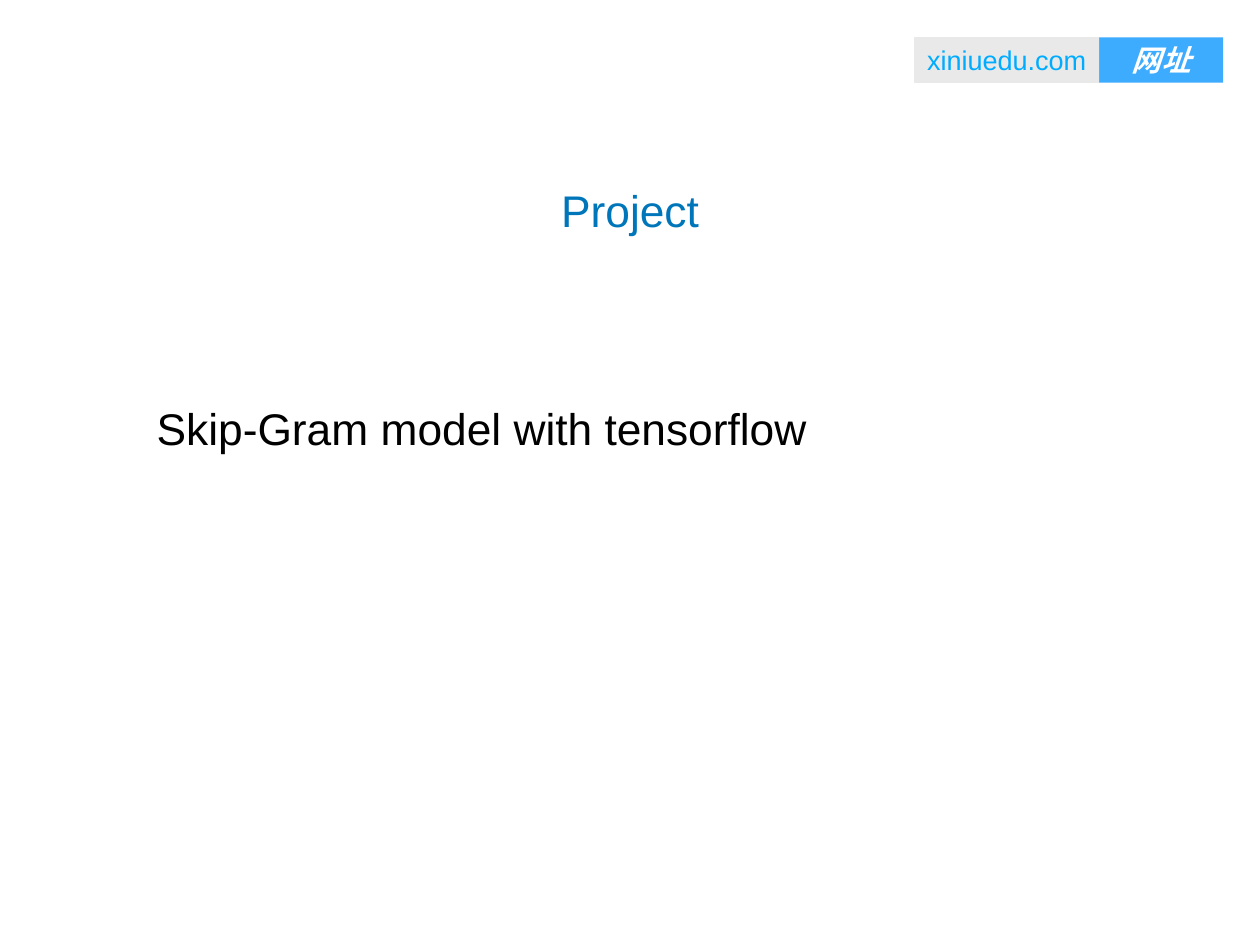
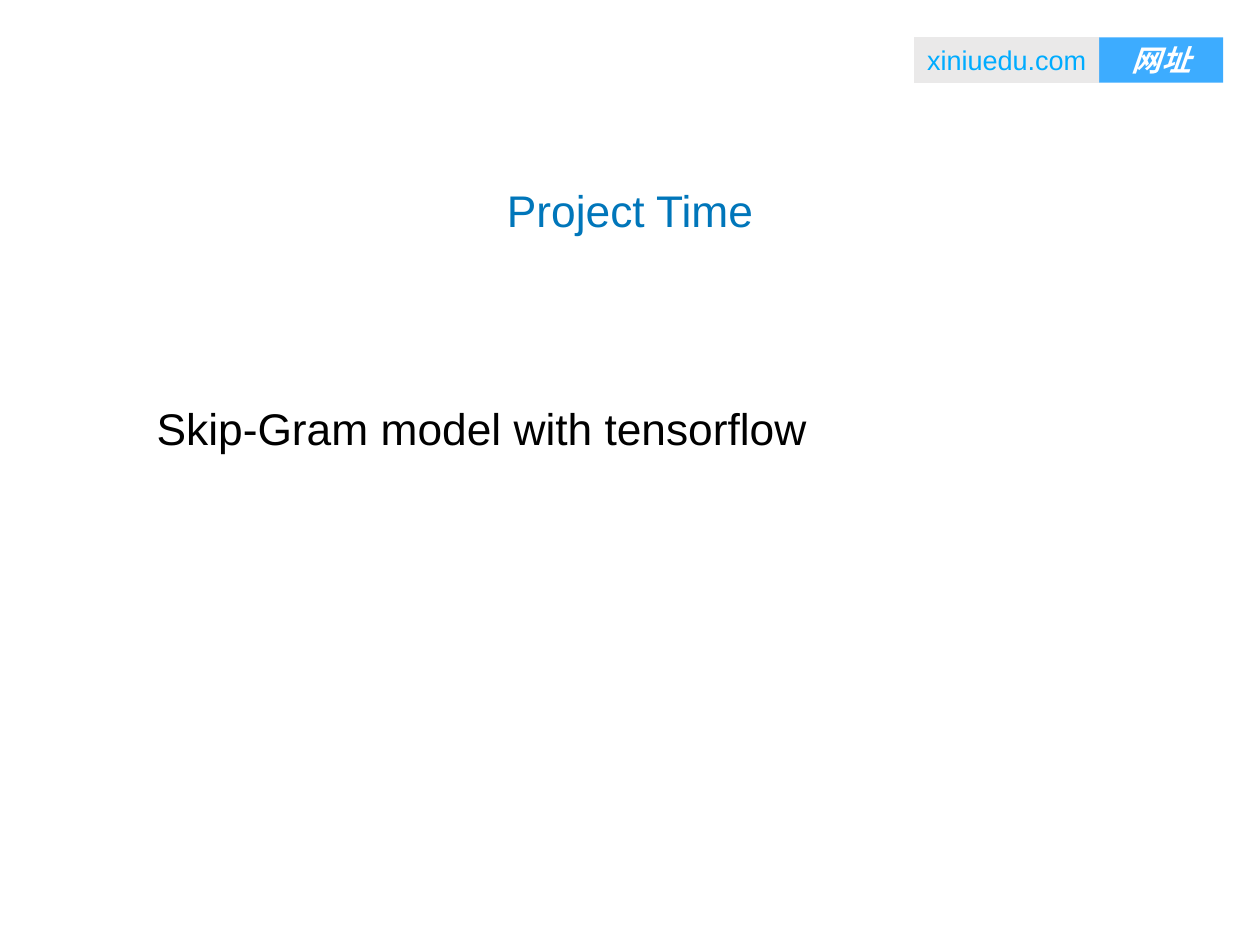
Before and after one commit to ZeweiChu/NLP-course, a slide deck: slide 40 of word2vec.ppt (slide 33 before the commit). Drawn at 1260x945 pixels with LibreOffice and Linux fonts; fonts in the diff are those of the drawing; background and template pictures are left out. Boxes give left, top, right and bottom in pixels: in the first picture for what was removed or moved away, otherwise in the second. Text is boxed around its words. In the diff, an @@ line names an element or a change of style, - is before the commit and + after.

```diff
--- a/word2vec.ppt
+++ b/word2vec.ppt
@@ text at <box>507,195,753,235</box>: text changed @@
-Project
+Project Time
```
Also in this commit, not shown: 2 other slides changed, 10 slides added, 12 slides removed, 1 other file.
